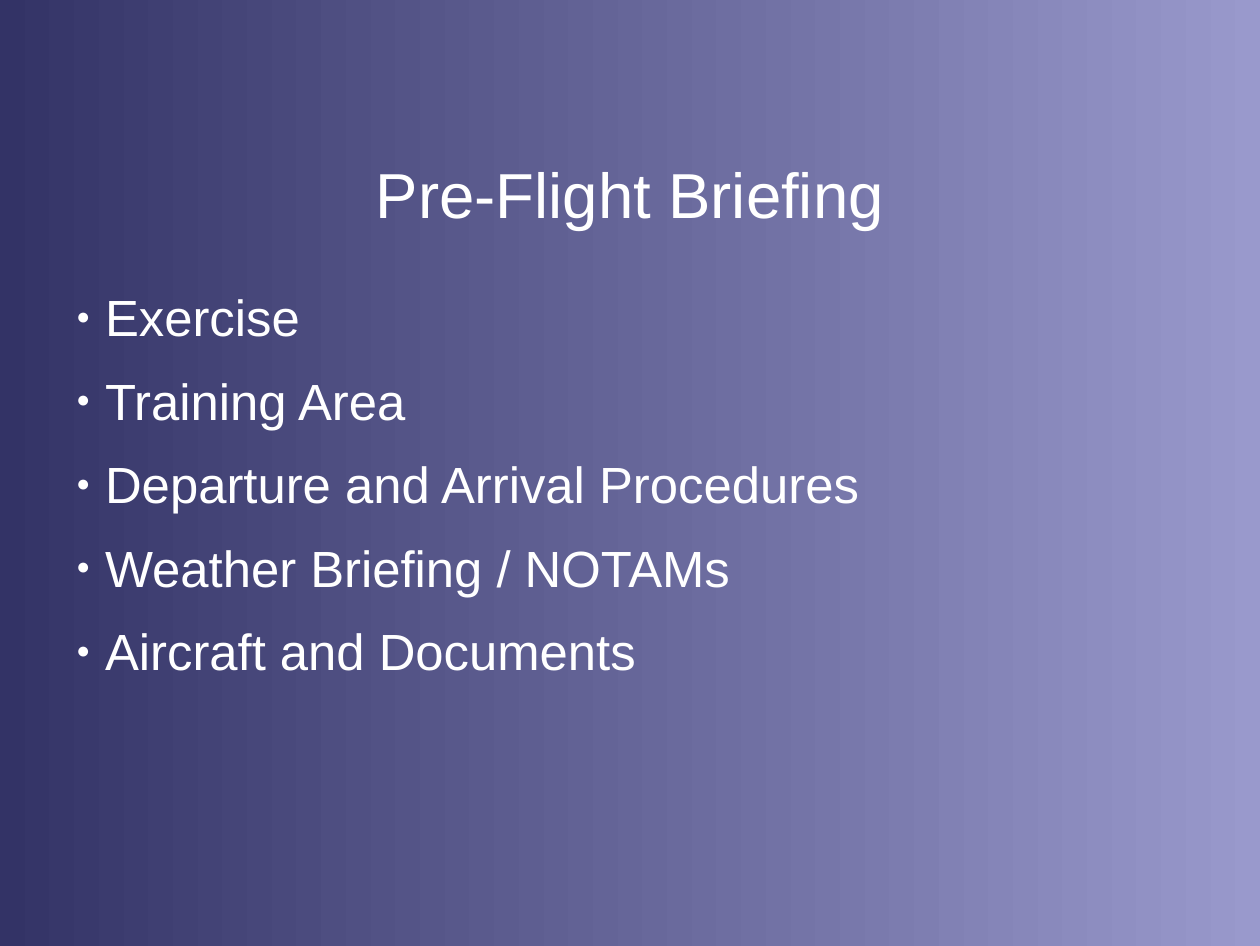
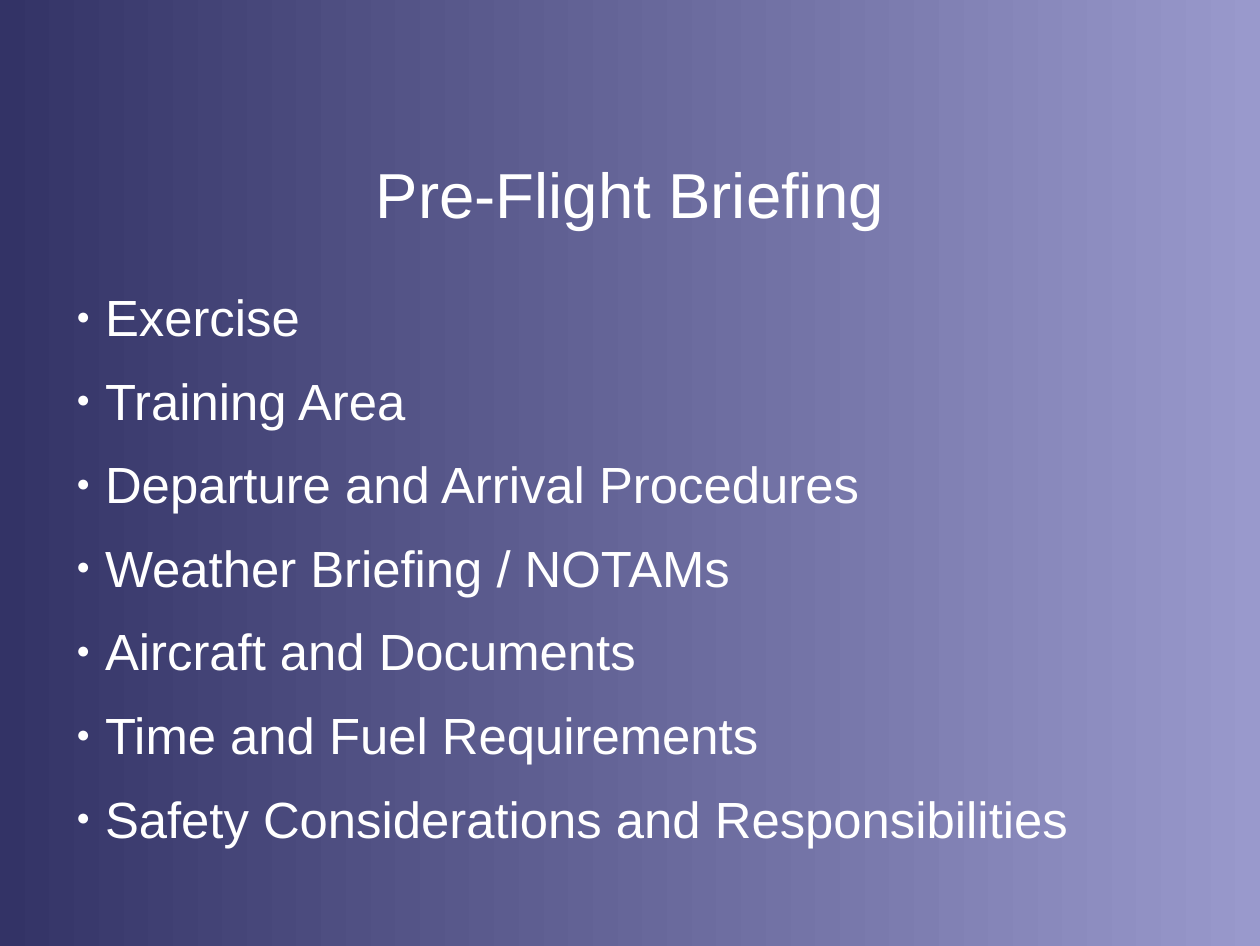
Before and after one commit to stephanheinemann/flight, a slide deck: slide 20 of FI/Circuits/Circuits.odp (slide 19 before the commit). Drawn at 1260x946 pixels with LibreOffice and Linux fonts; fonts in the diff are those of the drawing; background and template pictures are left out. Boxes give left, top, right and bottom in pixels: in the first picture for what was removed or moved away, otherwise in the second. Text is boxed around its words. In the diff, an @@ line names an element or a change of style, - is before the commit and + after.

```diff
--- a/FI/Circuits/Circuits.odp
+++ b/FI/Circuits/Circuits.odp
@@ text at [105,717,1068,848]: paragraphs added @@
+● Time and Fuel Requirements
+● Safety Considerations and Responsibilities
```
Also in this commit, not shown: 2 other slides changed, 2 slides added, 7 other files.
